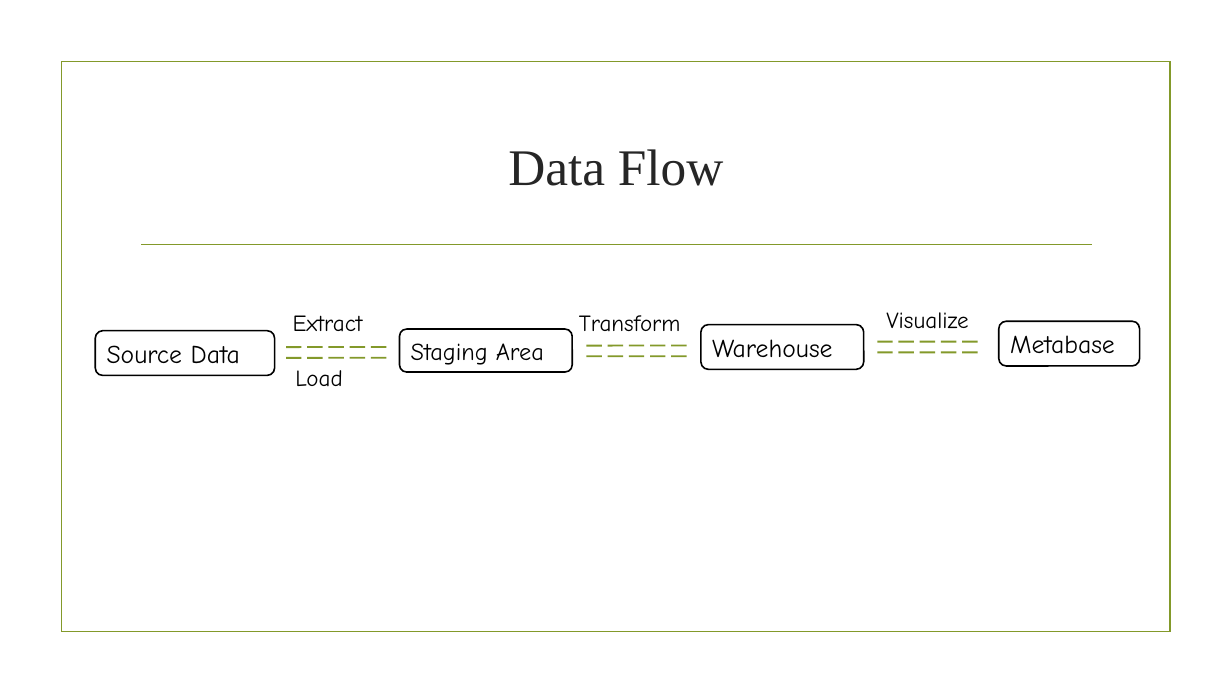
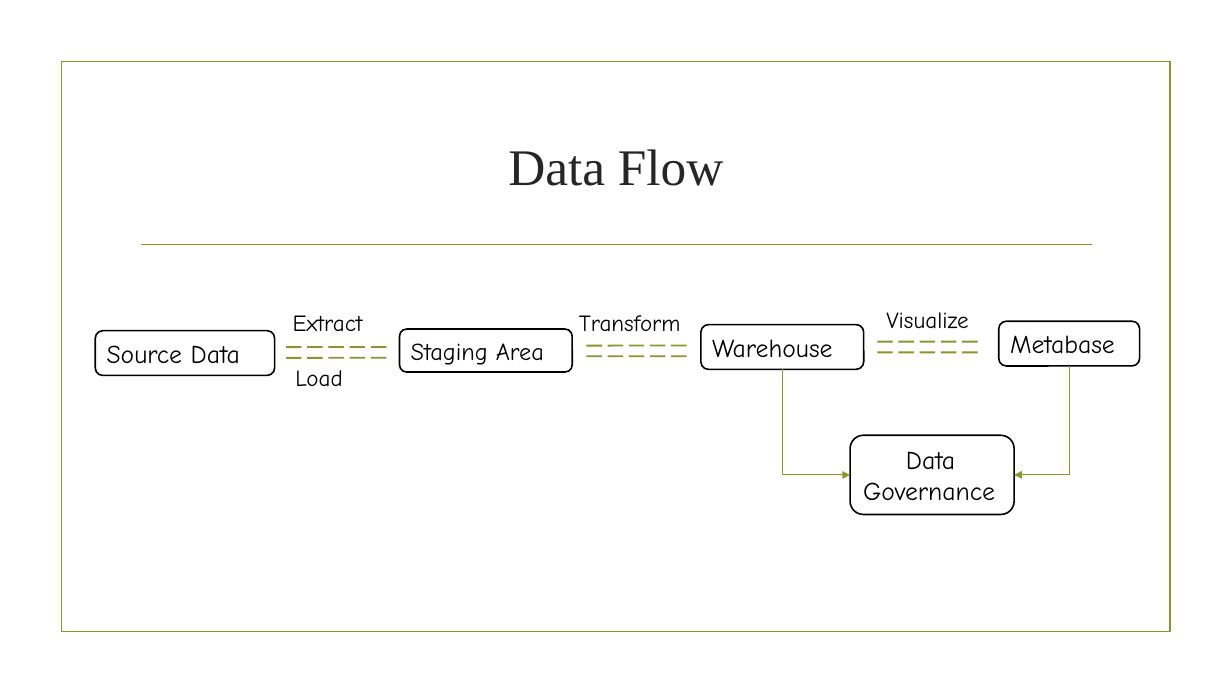
Before and after one commit to MuhammadMuhidin/DataCraft-ELT-Kimball-Modeling-with-Visual-Metabase, a slide deck: slide 3 of DataCraft ELT Kimball Modeling with Visual Metabase.pptx. Drawn at 1232x693 pixels with LibreOffice and Linux fonts; fonts in the diff are those of the drawing; background and template pictures are left out. Boxes give left, top, right and bottom in pixels: in the first picture for what was removed or moved away, otherwise in the second. Text is boxed around its words. In the diff, an @@ line names an element or a change of style, - is before the commit and + after.

```diff
--- a/DataCraft ELT Kimball Modeling with Visual Metabase.pptx
+++ b/DataCraft ELT Kimball Modeling with Visual Metabase.pptx
@@ elbow arrow added from (783, 370) to (850, 475), #83992A 0.75 pt @@
@@ elbow arrow added from (1069, 366) to (1015, 475), #83992A 0.75 pt @@
@@ rounded rectangle added at [850, 435, 1015, 515], fill #FFFFFF, outline #000000 1.25 pt, 20 pt, text #000000 @@
+Data
+Governance
```
Also in this commit, not shown: 1 other slide changed, 3 slides added, 2 slides removed.
